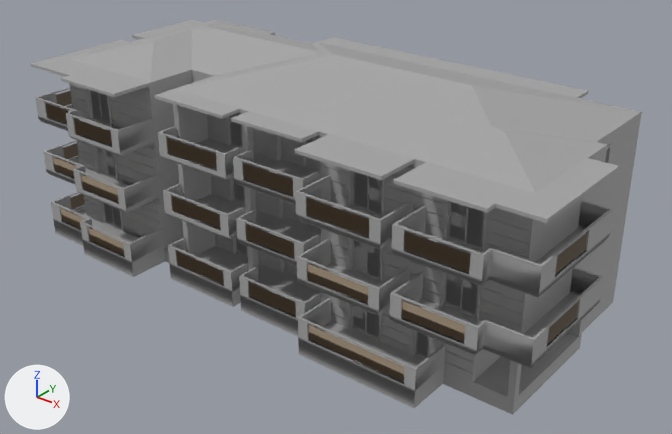
The OBJ model models/architecture/bigHouse.obj as it was, and as the next commit left it.
One viewpoint serves both versions: a 50 mm lens placed at (44.0, -54.8, 39.2), pointed at (0.5, -0.5, 5.5). The axes (+X, +Y, +Z) are drawn at lower left. The lights are the same throughout. Where no turn or scale is listed for an object, it has been applied to the vertices.

The first picture shows 'Object03_Object03.001', 'Object07_Object07.001', 'Object08_Object08.001', 'Object12_Object12.001', 'Object17_Object17.001', 'Object18_Object18.001', 'Object36', 'Object73', 'Object74', 'Object75', 'Object77', 'Object79', 'Object82', 'Object83', 'frames', 'glass', 'roof'.
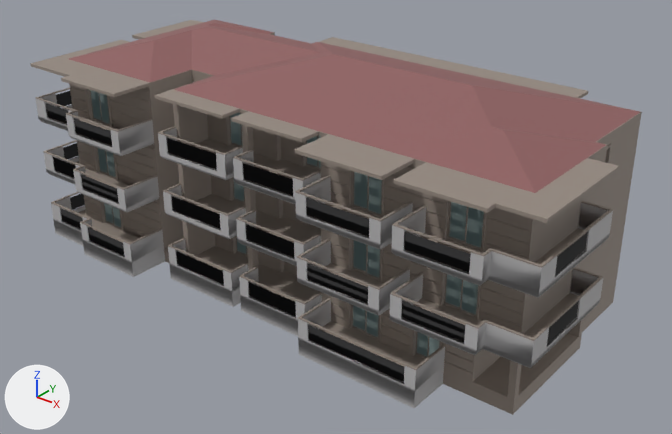
The newer file is also rescaled (x3.0) as a whole; pictures and numbers use the older file's frame.

What differs and where, as boxes (x1, y1, x2, y2) in the pictures (672 x 434 px):
'roof', recoloured (grey to brown): (69, 20, 640, 193) in both
'Object36', recoloured: (69, 32, 641, 415) in both
'Object77', recoloured: (30, 20, 642, 223) in both
'Object12_Object12.001', recoloured (brown to black): (45, 91, 588, 382) in both
'Object18_Object18.001', recoloured: (35, 87, 613, 370) in both
'Object73', recoloured: (66, 209, 578, 396) in both
'Object03_Object03.001', recoloured (grey to black): (58, 161, 578, 342) in both
'Object74', recoloured: (48, 116, 586, 273) in both
'frames', recoloured: (85, 80, 612, 357) in both
'Object08_Object08.001', recoloured (grey to black): (90, 90, 481, 359) in both
'Object17_Object17.001', recoloured: (192, 73, 209, 82) in both
'Object64', recoloured: (164, 249, 169, 263) in both
'Object79', recoloured: (90, 197, 473, 355) in both
'Object83', recoloured: (91, 144, 485, 286) in both

The change, as a list of edits to the scene's bpy script:
```text
Change mat_def:
    mat_def.base_color: (0.374, 0.374, 0.374) -> (0.299, 0.251, 0.215)  # grey #a5a5a5 -> grey #958980
Add mat_def_002:
    mat_def_002 = principled_material('def.002')
    mat_def_002.base_color = (0.274, 0.117, 0.117)  # brown #8f6060
    mat_def_002.roughness = 0.7
Add mat_def_001:
    mat_def_001 = principled_material('def.001')
    mat_def_001.base_color = (0.465, 0.456, 0.463)  # grey #b6b4b5
    mat_def_001.roughness = 0.7
Add mat_03___default_001:
    mat_03___default_001 = principled_material('03_-_Default.001')
    mat_03___default_001.base_color = (0.0349, 0.0341, 0.0356)  # black #343435
    mat_03___default_001.roughness = 0.7
Change me_object07_object07_001:
    where me_object07_object07_001.from_pydata(...)  # 342 vertices, 673 faces; spans x -25.6..23.7, y -11.3..12.5, z 5.8..7.9
    remove me_object07_object07_001.materials.append(mat_def)  # grey #a5a5a5
    add me_object07_object07_001.materials.append(mat_def_001)  # grey #b6b4b5
Change me_object12_object12_001:
    where me_object12_object12_001.from_pydata(...)  # 112 vertices, 112 faces; spans x -25.5..23.6, y -11.2..12.4, z 1.5..12.8
    remove me_object12_object12_001.materials.append(mat_03___default)  # beige #a7957f
    add me_object12_object12_001.materials.append(mat_03___default_001)  # black #343435
Change me_object75:
    where me_object75.from_pydata(...)  # 276 vertices, 544 faces; spans x -25.6..16.0, y -11.3..12.5, z -0.2..2.9
    remove me_object75.materials.append(mat_def)  # grey #a5a5a5
    add me_object75.materials.append(mat_def_001)  # grey #b6b4b5
Change me_object82:
    where me_object82.from_pydata(...)  # 342 vertices, 673 faces; spans x -25.6..23.7, y -11.3..12.5, z 10.8..13.0
    remove me_object82.materials.append(mat_def)  # grey #a5a5a5
    add me_object82.materials.append(mat_def_001)  # grey #b6b4b5
Change me_roof:
    where me_roof.from_pydata(...)  # 26 vertices, 36 faces; spans x -23.8..21.5, y -7.6..10.4, z 16.1..18.5
    remove me_roof.materials.append(mat_def)  # grey #a5a5a5
    add me_roof.materials.append(mat_def_002)  # brown #8f6060
```
